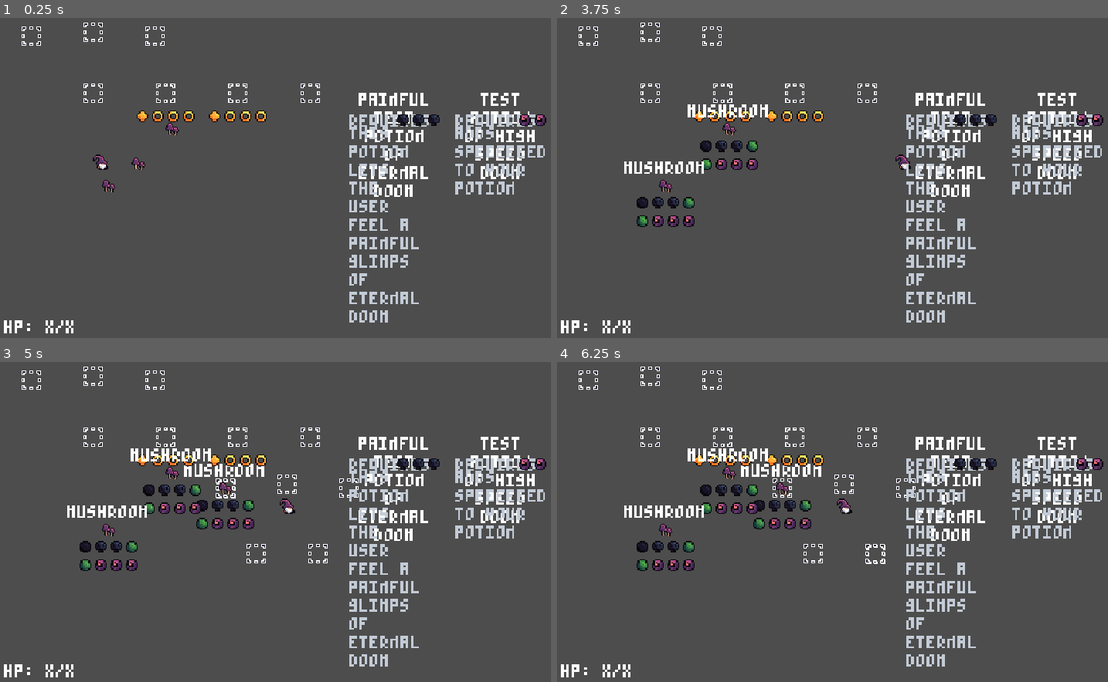
Above: before the commit, frames 1-4 (two rows, left to right).
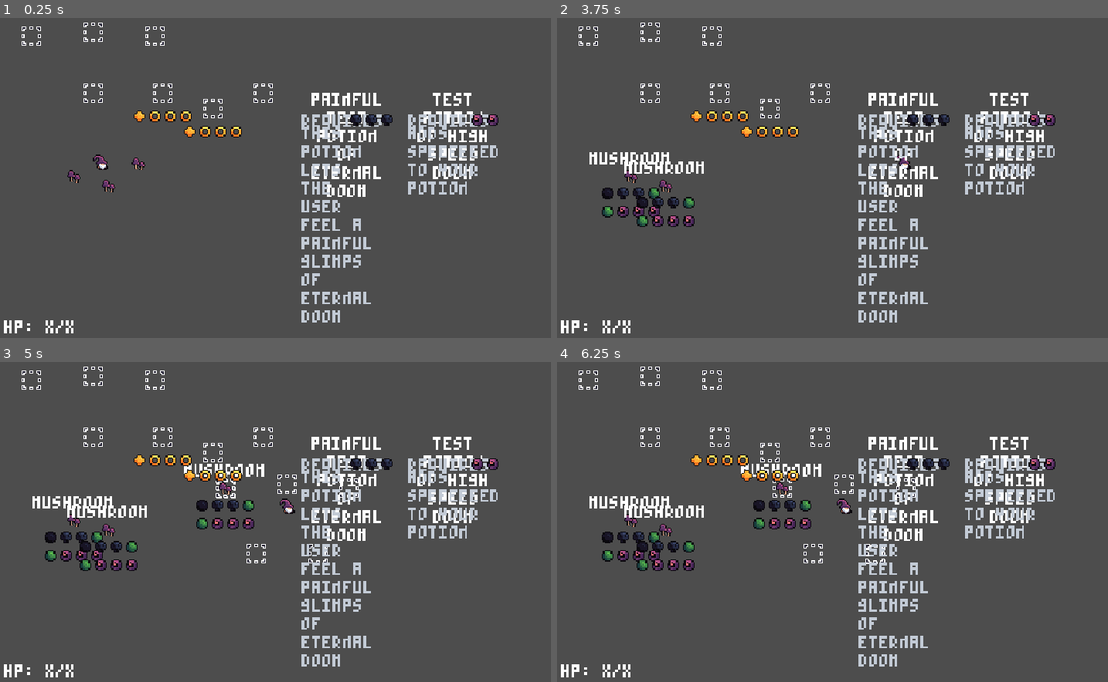
Above: after the commit, the same moments.

Repository: Felix1Stein/godot-alchemist-renew
Game: Godot game, scene res://Scenes/main.tscn
The game is run twice, just before and just after one commit, with the same random seed, the same clock (stepped at 60 frames per second) and the same inputs.
Inputs (mouse positions are in pixels of both pictures, inside the frame that each line leads up to):
- Up to frame 1 (0.25 s): no input
- Up to frame 2 (3.75 s): tap Enter at 0.5 s; move the mouse to (1003, 149) at 0.52 s; hold D (move_right_p1) 0.53-1.28 s; right-click (1003, 149) at 0.6 s; move the mouse to (744, 184) at 1.27 s; hold S (move_down_p1) 1.28-2.03 s; click (744, 184) at 1.35 s; move the mouse to (926, 88) at 2.02 s; hold D (move_right_p1) 2.03-2.78 s; tap Shift (dash_p1) at 2.1 s; move the mouse to (832, 235) at 2.77 s; hold W (move_up_p1) 2.78-3.53 s; tap E (interact_p1) at 2.85 s; tap Space at 3.5 s; move the mouse to (1052, 219) at 3.52 s; hold A (move_left_p1) from 3.53 s (still down); tap K (toggle_tooltips) at 3.6 s
- Up to frame 3 (5 s): keep holding A (move_left_p1); tap Ctrl (toggle_inventory_p1) at 4.15 s; move the mouse to (121, 458) at 4.27 s; right-click (121, 458) at 4.35 s
- Up to frame 4 (6.25 s): tap Enter at 5 s; move the mouse to (898, 509) at 5.02 s; release A (move_left_p1) at 5.03 s; hold S (move_down_p1) 5.03-5.78 s; click (898, 509) at 5.1 s; tap Space at 5.75 s; move the mouse to (771, 422) at 5.77 s; hold D (move_right_p1) from 5.78 s (still down); tap Shift (dash_p1) at 5.85 s

The runs differ from the first frame. In frame 1, 9.8% of the frame differs, in the area x 12-100%, y 20-96%; in frame 2, 11%, in the area x 5-100%, y 20-96%; in frame 3, 11%; in frame 4, 11%.

Commit message:
Added relative placing for essence modifiers

Diff:
--- a/Prefabs/PotionGenerationPipeline/InventoryExtractor.tscn
+++ b/Prefabs/PotionGenerationPipeline/InventoryExtractor.tscn
@@ -15,10 +15,12 @@
 [sub_resource type="RectangleShape2D" id="RectangleShape2D_bn16g"]
 size = Vector2(6, 6)
 
-[node name="InventoryExtractor" type="Node2D" node_paths=PackedStringArray("source_inventory", "target_essence_container")]
+[node name="InventoryExtractor" type="Node2D" node_paths=PackedStringArray("source_inventory", "target_essence_container", "source_anchor", "target_anchor")]
 script = ExtResource("1_bhlgq")
 source_inventory = NodePath("ExtractorInventory")
 target_essence_container = NodePath("ExtractorTargetEssenceContainer")
+source_anchor = NodePath("SourceAnchor")
+target_anchor = NodePath("TargetAnchor")
 
 [node name="ExtractorTargetEssenceContainer" type="Node2D" parent="." node_paths=PackedStringArray("essence_display")]
 script = ExtResource("2_awul5")
@@ -59,6 +61,11 @@
 position = Vector2(0, -39)
 hide_item_selector = true
 
+[node name="SourceAnchor" type="Node2D" parent="."]
+
+[node name="TargetAnchor" type="Node2D" parent="."]
+position = Vector2(36, -32)
+
 [connection signal="area_entered" from="Interactible" to="Interactible" method="_on_area_entered"]
 [connection signal="area_exited" from="Interactible" to="Interactible" method="_on_area_exited"]
 [connection signal="player_interacted" from="Interactible" to="." method="_on_player_interacted"]
--- a/Prefabs/PotionGenerationPipeline/PotionCreator.tscn
+++ b/Prefabs/PotionGenerationPipeline/PotionCreator.tscn
@@ -42,12 +42,13 @@
 [sub_resource type="RectangleShape2D" id="RectangleShape2D_bn16g"]
 size = Vector2(6, 6)
 
-[node name="PotionCreator" type="Node2D" node_paths=PackedStringArray("drop_position", "potion_card_manager")]
-position = Vector2(216, 0)
+[node name="PotionCreator" type="Node2D" node_paths=PackedStringArray("drop_position", "potion_card_manager", "source_anchor", "target_anchor")]
 script = ExtResource("1_6utg2")
 potion_prefab = ExtResource("2_no4yq")
 drop_position = NodePath("DropPosition")
 potion_card_manager = NodePath("PotionCardManager")
+source_anchor = NodePath("SourceAnchor")
+target_anchor = NodePath("TargetAnchor")
 
 [node name="PotionCardManager" type="Node2D" parent="."]
 position = Vector2(40, 0)
@@ -69,6 +70,12 @@
 [node name="DropPosition" type="Node2D" parent="."]
 position = Vector2(0, 48)
 
+[node name="SourceAnchor" type="Node2D" parent="."]
+position = Vector2(-36, -32)
+
+[node name="TargetAnchor" type="Node2D" parent="."]
+position = Vector2(36, -32)
+
 [connection signal="area_entered" from="Interactible" to="Interactible" method="_on_area_entered"]
 [connection signal="area_exited" from="Interactible" to="Interactible" method="_on_area_exited"]
 [connection signal="player_interacted" from="Interactible" to="." method="_on_player_interacted"]
--- a/Prefabs/PotionGenerationPipeline/RandomSelector.tscn
+++ b/Prefabs/PotionGenerationPipeline/RandomSelector.tscn
@@ -29,12 +29,13 @@
 [sub_resource type="RectangleShape2D" id="RectangleShape2D_bn16g"]
 size = Vector2(6, 6)
 
-[node name="RandomSelector" type="Node2D" node_paths=PackedStringArray("infinite_source_essence_container", "target_essence_container")]
-position = Vector2(72, 0)
+[node name="RandomSelector" type="Node2D" node_paths=PackedStringArray("infinite_source_essence_container", "target_essence_container", "source_anchor", "target_anchor")]
 script = ExtResource("1_tx2fp")
 infinite_source_essence_container = NodePath("InfiniteSourceEssenceContainer")
 random_source_chance = 0.5
 target_essence_container = NodePath("SelectorTargetEssenceContainer")
+source_anchor = NodePath("SourceAnchor")
+target_anchor = NodePath("TargetAnchor")
 
 [node name="InfiniteSourceEssenceContainer" type="Node2D" parent="." node_paths=PackedStringArray("essence_display")]
 script = ExtResource("2_dvpjf")
@@ -91,6 +92,12 @@
 texture_filter = 1
 texture = ExtResource("7_1ob3w")
 
+[node name="SourceAnchor" type="Node2D" parent="."]
+position = Vector2(-36, -32)
+
+[node name="TargetAnchor" type="Node2D" parent="."]
+position = Vector2(36, -32)
+
 [connection signal="area_entered" from="Interactible" to="Interactible" method="_on_area_entered"]
 [connection signal="area_exited" from="Interactible" to="Interactible" method="_on_area_exited"]
 [connection signal="player_interacted" from="Interactible" to="." method="_on_player_interacted"]
--- a/Prefabs/PotionGenerationPipeline/Subtractor.tscn
+++ b/Prefabs/PotionGenerationPipeline/Subtractor.tscn
@@ -29,11 +29,12 @@
 [sub_resource type="RectangleShape2D" id="RectangleShape2D_bn16g"]
 size = Vector2(6, 6)
 
-[node name="Subtractor" type="Node2D" node_paths=PackedStringArray("subtractor_source_essence_container")]
-position = Vector2(144, 0)
+[node name="Subtractor" type="Node2D" node_paths=PackedStringArray("subtractor_source_essence_container", "source_anchor", "target_anchor")]
 script = ExtResource("1_h2rnj")
 subtractor_source_essence_container = NodePath("SubtractorSourceEssenceContainer")
 refill_essence_bundle = SubResource("Resource_7nqso")
+source_anchor = NodePath("SourceAnchor")
+target_anchor = NodePath("TargetAnchor")
 
 [node name="SubtractorSourceEssenceContainer" type="Node2D" parent="." node_paths=PackedStringArray("essence_display")]
 script = ExtResource("4_83t60")
@@ -66,6 +67,12 @@
 texture_filter = 1
 texture = ExtResource("7_85tpk")
 
+[node name="SourceAnchor" type="Node2D" parent="."]
+position = Vector2(-16, -48)
+
+[node name="TargetAnchor" type="Node2D" parent="."]
+position = Vector2(16, -48)
+
 [connection signal="area_entered" from="Interactible" to="Interactible" method="_on_area_entered"]
 [connection signal="area_exited" from="Interactible" to="Interactible" method="_on_area_exited"]
 [connection signal="player_interacted" from="Interactible" to="." method="_on_player_interacted"]
--- a/Scenes/main.tscn
+++ b/Scenes/main.tscn
@@ -9,6 +9,9 @@
 [ext_resource type="PackedScene" uid="uid://bc0aeeb5cj5ei" path="res://Prefabs/PotionGenerationPipeline/Subtractor.tscn" id="5_40o3a"]
 [ext_resource type="FontFile" uid="uid://cutaxq6g3wp0b" path="res://Assets/Fonts/MonoSpaceMicroFont.png" id="6_iq147"]
 [ext_resource type="PackedScene" uid="uid://dru6iisxs5fu1" path="res://Prefabs/PotionGenerationPipeline/PotionCreator.tscn" id="6_k8wag"]
+
+[sub_resource type="CircleShape2D" id="CircleShape2D_rqhpy"]
+radius = 12.0
 
 [node name="MainScene" type="Node2D"]
 
@@ -21,12 +24,15 @@
 position = Vector2(96, 104)
 script = ExtResource("2_lyqdw")
 essence_modifier_prefabs = Array[PackedScene]([ExtResource("3_e2nb4"), ExtResource("4_dg4x4"), ExtResource("5_40o3a"), ExtResource("6_k8wag")])
-offset = Vector2(75, 0)
+
+[node name="CollisionShape2D" type="CollisionShape2D" parent="Entities/PotionGenerationPipeline"]
+shape = SubResource("CircleShape2D_rqhpy")
+debug_color = Color(0, 0.65098, 0.168627, 0.419608)
 
 [node name="Items" type="Node2D" parent="."]
 
 [node name="Ingredient" parent="Items" instance=ExtResource("1_nll84")]
-position = Vector2(178, 141)
+position = Vector2(76, 190)
 item_data = ExtResource("3_5rcix")
 
 [node name="Ingredient2" parent="Items" instance=ExtResource("1_nll84")]
--- a/Scripts/Components/EssenceBundleModifier/EssenceModifier.gd
+++ b/Scripts/Components/EssenceBundleModifier/EssenceModifier.gd
@@ -3,6 +3,10 @@
 
 @export var source_essence_container : EssenceContainer
 @export var target_essence_container : EssenceContainer
+
+# Both nodes are used to position the EssenceModifier so that source and target always align
+@export var source_anchor : Node2D
+@export var target_anchor : Node2D
 
 signal essence_modifier_modified()
 
--- a/Scripts/Components/PotionGenerationPipeline.gd
+++ b/Scripts/Components/PotionGenerationPipeline.gd
@@ -2,8 +2,6 @@
 class_name PotionGenerationPipeline
 
 @export var essence_modifier_prefabs : Array[PackedScene]
-
-@export var offset : Vector2 = Vector2(100, 0)
 
 var essence_modifiers : Array[EssenceModifier]
 
@@ -15,22 +13,23 @@
 
 # Sets up essence modifiers and links the essence containers
 func generate_essence_modifiers() -> void:
-	var running_offset : Vector2 = Vector2.ZERO
+	var anchor_position : Vector2 = Vector2.ZERO
 
 	for prefab in essence_modifier_prefabs:
 		var essence_modifier : EssenceModifier = prefab.instantiate() as EssenceModifier
-		essence_modifier.position = running_offset
 
 		# skip first source container when no target is set
 		if essence_modifiers.size() == 0:
 			essence_modifier.link_with_previous(null)
+			anchor_position = - essence_modifier.source_anchor.position
 		else:
 			essence_modifier.link_with_previous(essence_modifiers.back())
+			anchor_position = essence_modifiers.back().position + essence_modifiers.back().target_anchor.position - essence_modifier.source_anchor.position
 
+		essence_modifier.position = anchor_position
 		add_child(essence_modifier)
 
 		essence_modifiers.append(essence_modifier)
-		running_offset += offset
 
 	if essence_modifiers.size() > 0 && essence_modifiers.back() is EssenceModifierPotionCreator:
 		var potion_creator : EssenceModifierPotionCreator = essence_modifiers.back() as EssenceModifierPotionCreator
Not shown: 1 places in Scenes/main.tscn that only renumber resources
